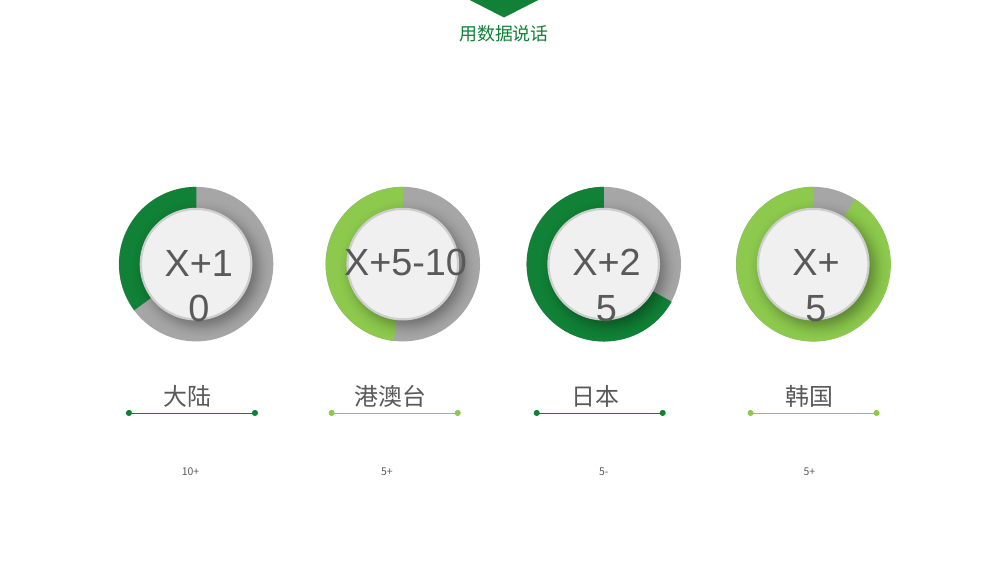
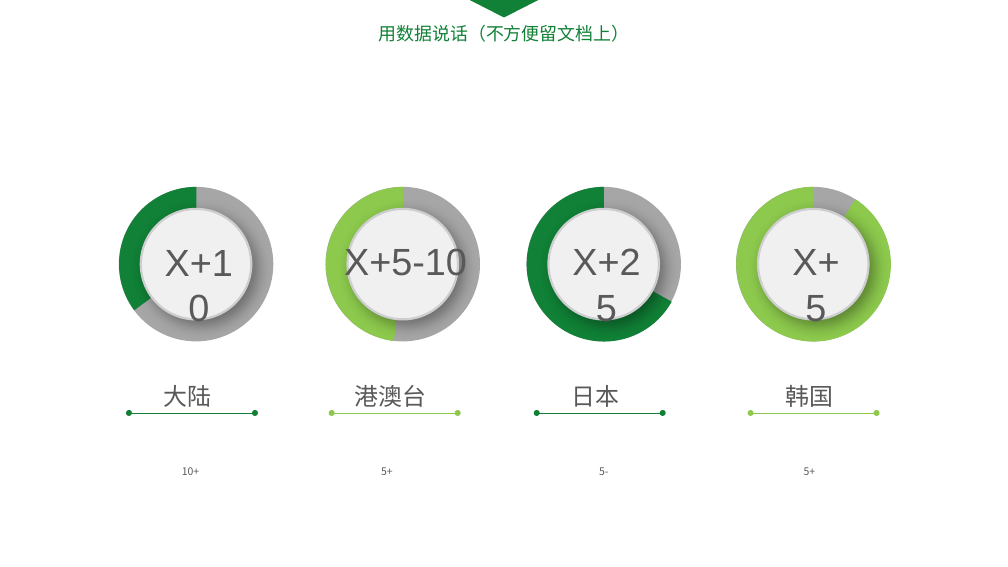
Before and after one commit to qiyer/ApplePayDemo, a slide deck: slide 5 of Pay_PPT/Apple_Pay.pptx. Drawn at 1008x567 pixels with LibreOffice and Linux fonts; fonts in the diff are those of the drawing. Boxes give left, top, right and bottom in pixels: in the first picture for what was removed or moved away, otherwise in the second. Text is boxed around its words. In the diff, an @@ line names an element or a change of style, - is before the commit and + after.

```diff
--- a/Pay_PPT/Apple_Pay.pptx
+++ b/Pay_PPT/Apple_Pay.pptx
@@ text at <box>379,25,630,42</box>: text changed @@
-用数据说话
+用数据说话（不方便留文档上）
```
Also in this commit, not shown: 1 other slide changed, 13 other files.
